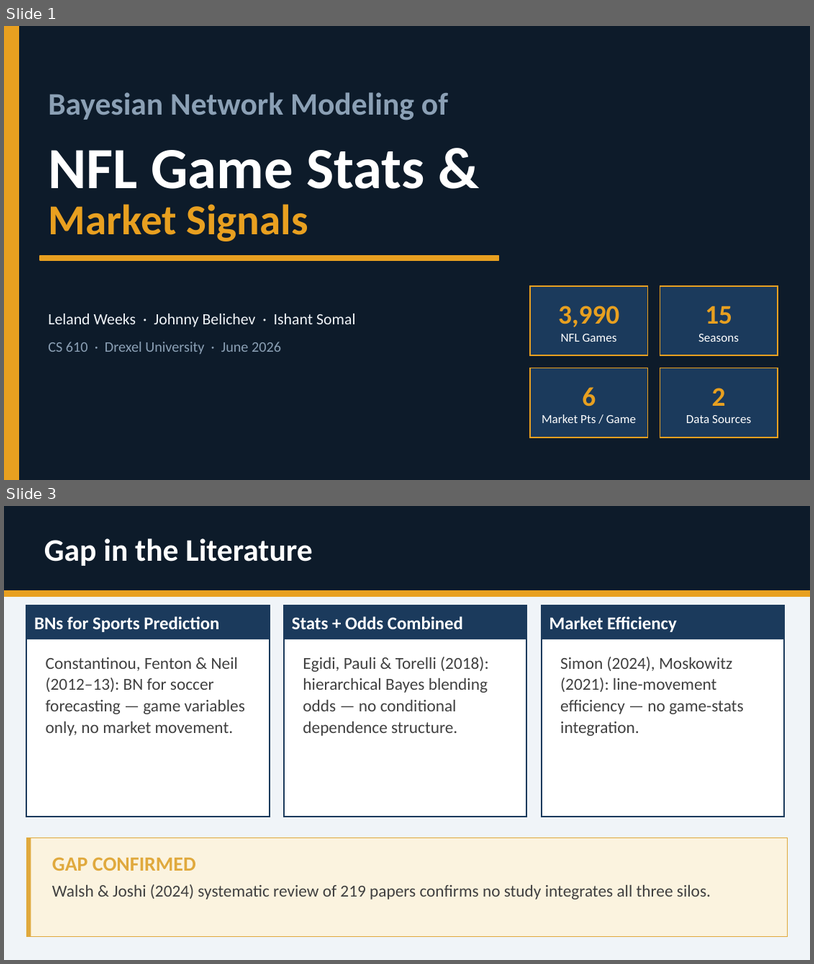
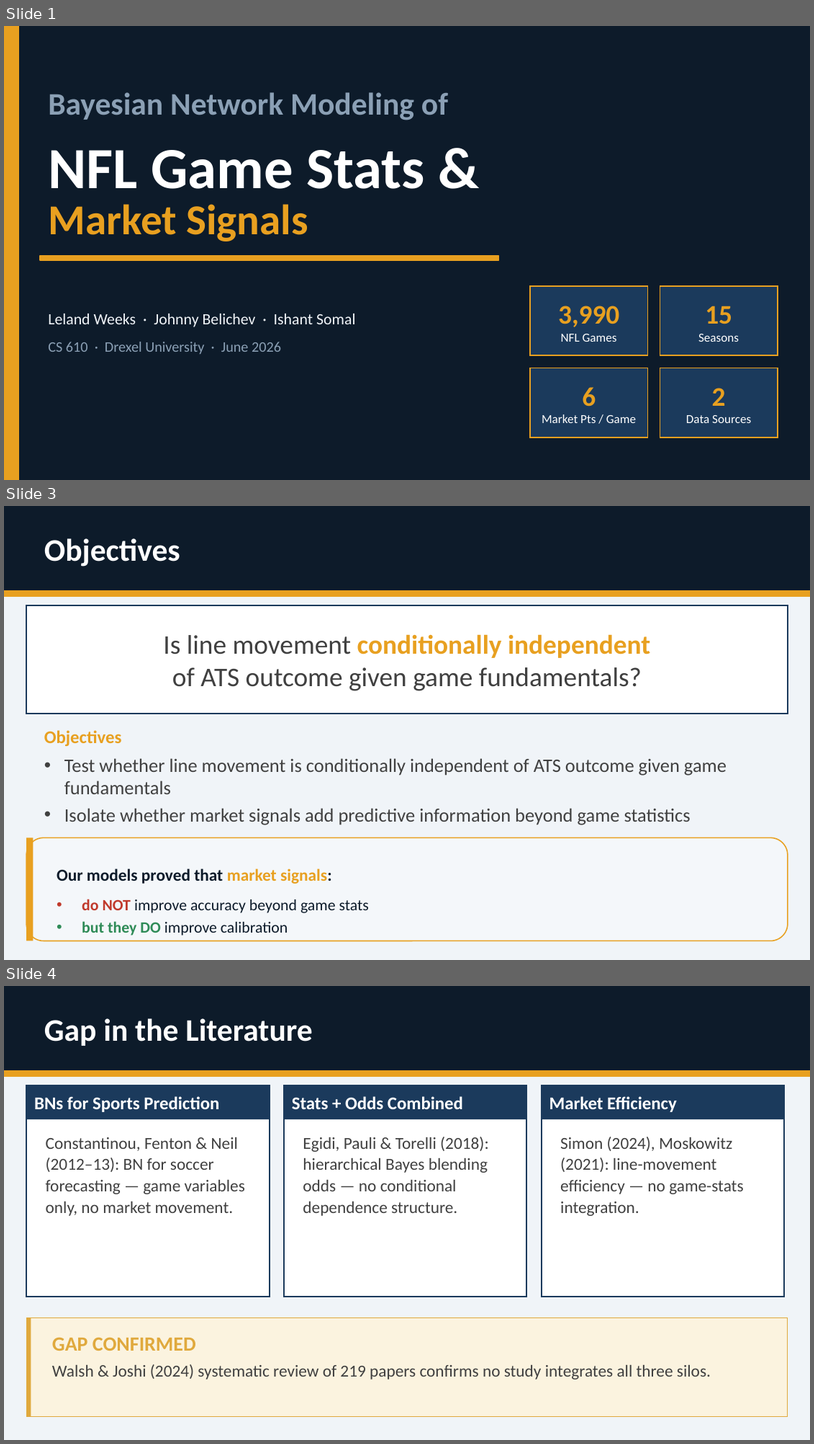
Before and after one commit to lelandweeks/NFL-Bayesian-Network-Market-Signals, a slide deck: docs/final_report/cs610_final_report_presentation.pptx. Shown one above the other, each under a label of ours: slides 1 and 3 before the commit, slides 1, 3 and 4 after it; the slides between them are not shown. The pictures are 814x964 and 814x1444 pixels, drawn with LibreOffice and Linux fonts; fonts in the diff are those of the drawing. Boxes give left, top, right and bottom in pixels: in the first picture for what was removed or moved away, otherwise in the second. Text is boxed around its words. In the diff, an @@ line names an element or a change of style, - is before the commit and + after.

```diff
--- a/docs/final_report/cs610_final_report_presentation.pptx
+++ b/docs/final_report/cs610_final_report_presentation.pptx
@@ slide 3 added at (4,506,810,960), background #F0F4F8 @@
@@ rectangle added at (4,506,810,591), fill #0D1B2A, outline #0D1B2A 1 pt @@
@@ text added at (44,538,180,566), 28 pt, text #FFFFFF, bold @@
+Objectives
@@ rectangle added at (4,591,810,596), fill #E8A020, outline #E8A020 1 pt @@
@@ rectangle added at (26,606,788,713), fill #FFFFFF, outline #1B3A5C 1.25 pt, 24 pt, text #404040 @@
+Is line movement conditionally independent
+of ATS outcome given game fundamentals?
@@ text added at (44,730,727,825), 17 pt, text #404040 @@
+Objectives
+• Test whether line movement is conditionally independent of ATS outcome given game fundamentals
+• Isolate whether market signals add predictive information beyond game statistics
@@ rounded rectangle added at (26,837,788,941), fill #F4F7FA, outline #E8A020 1 pt @@
@@ rectangle added at (26,837,33,941), fill #E8A020 @@
@@ text added at (57,868,369,935), 14 pt, text #0D1B2A @@
+Our models proved that market signals:
+• do NOT improve accuracy beyond game stats
+• but they DO improve calibration
@@ what was slide 3 is now slide 4 @@
```
Also in this commit, not shown: 5 slides changed, 3 other slides added, 2 slides removed, 3 other files.
